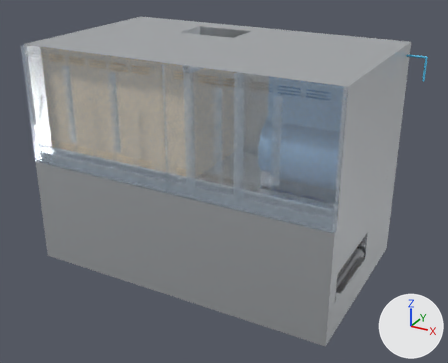
One commit to the glTF model otonom/hat3d/modul_D.glb: the scene before it, then after it.
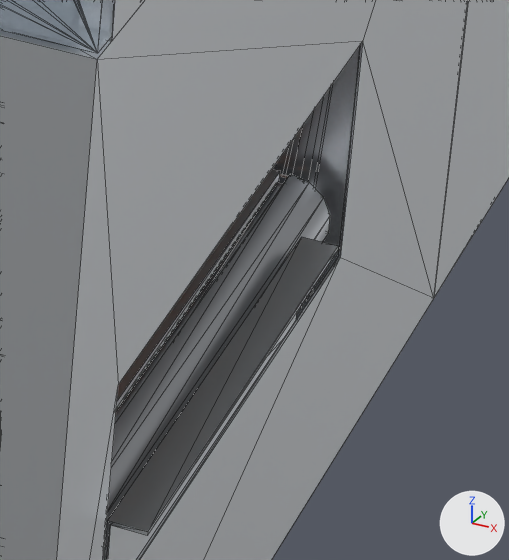
Old and new are each drawn whole from a 50 mm lens placed at (4.62, -2.07, 2.41), pointed at (3.29, 0.36, 1.2) and again close up on the part from 72% to 86% of the width and 62% to 82% of the height. Every picture has the same lights, and +X, +Y and +Z are marked at lower right. The last two pictures show the newer version. The close-ups show mesh edges as thin lines.

The scene before the commit, as lines of its bpy script (objects in view):
```python
me_f_cikis_plaka__sac = bpy.data.meshes.new('F_CIKIS_PLAKA__sac')
me_f_cikis_plaka__sac.from_pydata(...)  # 12 vertices, 20 faces; spans x 3.997..4.018, y 0.01..0.33, z 0.94..0.998
me_f_cikis_plaka__sac.materials.append(mat_md_f_cikis_plaka__sac)  # white #dfe3e7
me_f_tp10_govde__sac = bpy.data.meshes.new('F_TP10_GOVDE__sac')
me_f_tp10_govde__sac.from_pydata(...)  # 32 vertices, 64 faces; spans x 2.5..4.0, y -0.08..0.65, z 0.79..1.3
me_f_tp10_govde__sac.materials.append(mat_md_f_tp10_govde__sac)  # white #dfe3e7
me_f_tp10_konveyor__tel_bant = bpy.data.meshes.new('F_TP10_KONVEYOR__tel_bant')
me_f_tp10_konveyor__tel_bant.from_pydata(...)  # 448 vertices, 672 faces; spans x 2.594..3.97, y 0.014..0.394, z 0.946..0.998
me_f_tp10_konveyor__tel_bant.materials.append(mat_md_f_tp10_konveyor__tel_bant)  # light grey #bcbfc4
ob_f_cikis_plaka__sac = bpy.data.objects.new('F_CIKIS_PLAKA__sac', me_f_cikis_plaka__sac)
ob_f_cikis_plaka__sac.location = (0.0, 0.0, 0.0)
ob_f_tp10_govde__sac = bpy.data.objects.new('F_TP10_GOVDE__sac', me_f_tp10_govde__sac)
ob_f_tp10_govde__sac.location = (0.0, 0.0, 0.0)
ob_f_tp10_konveyor__tel_bant = bpy.data.objects.new('F_TP10_KONVEYOR__tel_bant', me_f_tp10_konveyor__tel_bant)
ob_f_tp10_konveyor__tel_bant.location = (0.0, 0.0, 0.0)
# also in view: 'F_TP10_GOVDE__paslanmaz' at (3.25, 0.17, 1.05); 'F_UST_KAPAK__on_seffaf__KAPAK_F_SAG' at (3.63, -0.07, 1.58); 'F_TP10_KONVEYOR__tel_bant__RULO_TP_CIKIS' at (3.98, 0.2, 0.97); 'F_UST_KABIN__sac' at (3.25, 0.39, 1.33); 'F_TP10_KONVEYOR__celik__RULO_TP_CIKIS' at (3.97, 0.24, 0.97)
```
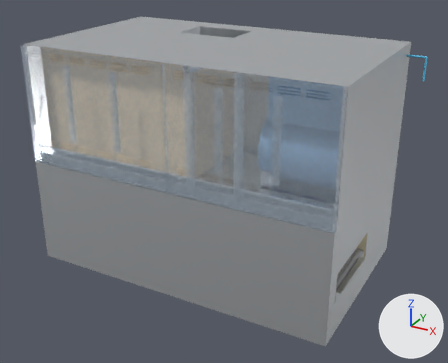
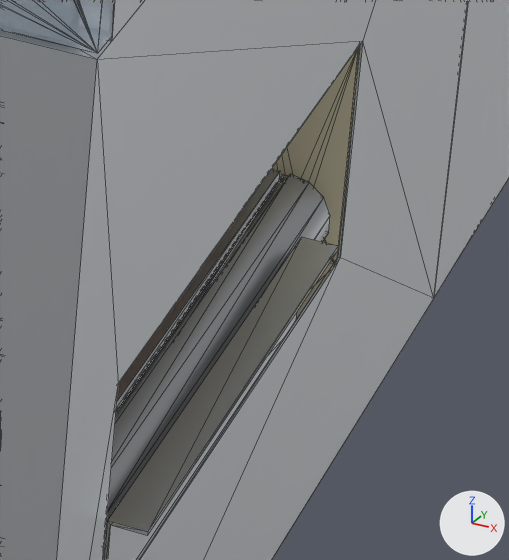
Patch to the scene script:
```diff
--- a/otonom/hat3d/modul_D.glb.py
+++ b/otonom/hat3d/modul_D.glb.py
@@ mat_md_f_tp10_govde__yalitim @@
+mat_md_f_tp10_govde__yalitim = principled_material('MD_F_TP10_GOVDE__yalitim')
+mat_md_f_tp10_govde__yalitim.base_color = (0.86, 0.8, 0.58)  # beige #efe7c8
+mat_md_f_tp10_govde__yalitim.roughness = 0.95
@@ me_f_tp10_govde__yalitim @@
+me_f_tp10_govde__yalitim.from_pydata(...)  # 152 vertices, 320 faces; spans x 2.564..3.998, y -0.078..0.41, z 0.79..1.304
+me_f_tp10_govde__yalitim.materials.append(mat_md_f_tp10_govde__yalitim)  # beige #efe7c8
@@ ob_f_tp10_govde__yalitim @@
+ob_f_tp10_govde__yalitim = bpy.data.objects.new('F_TP10_GOVDE__yalitim', me_f_tp10_govde__yalitim)
+ob_f_tp10_govde__yalitim.location = (0.0, 0.0, 0.0)
```

Changed parts and their boxes (x1, y1, x2, y2) in the close-ups (509 x 560 px):
'F_TP10_GOVDE__yalitim', added (beige): after (272, 46, 360, 319)
'F_TP10_GOVDE__paslanmaz', unchanged, covered by the edit: before (272, 46, 360, 319)
